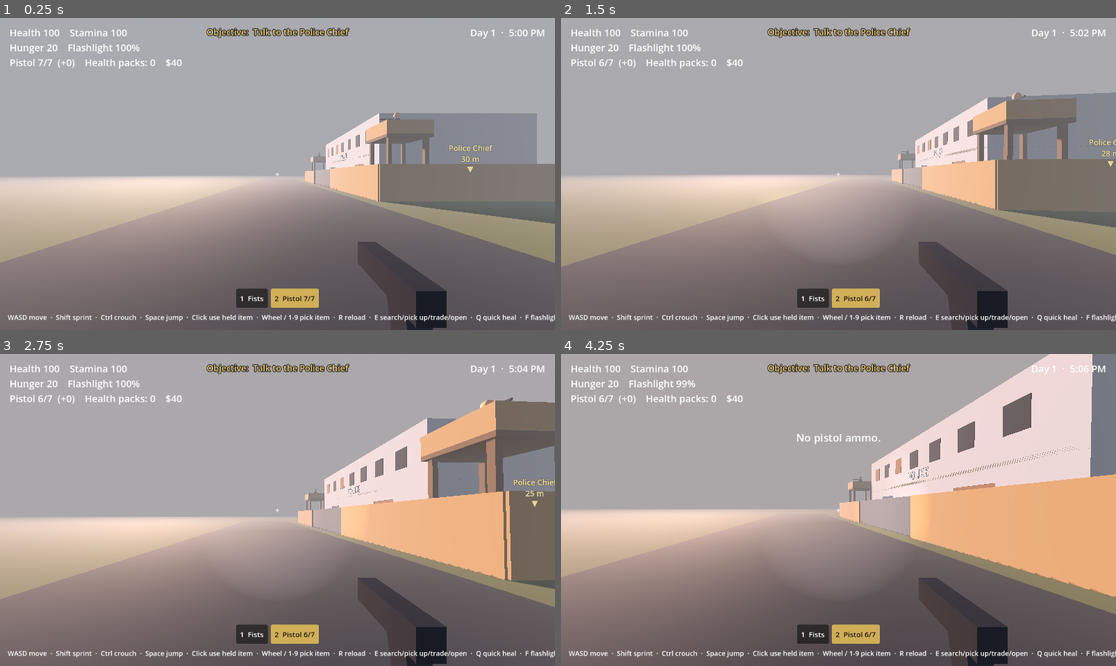
Above: before the commit, frames 1-4 (two rows, left to right).
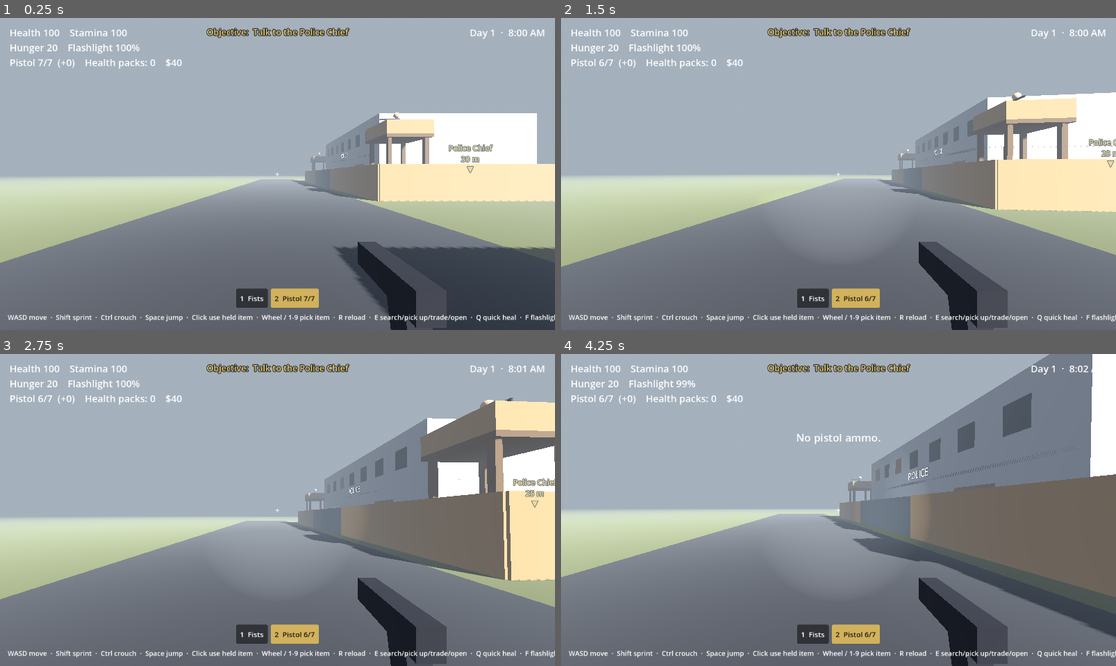
Above: after the commit, the same moments.

Repository: PatriotAri/ZombieGame
Game: Godot game, scene res://world/main.tscn
Same seed, same stepped clock (60 frames per second), same inputs: the game is played once before the commit and once after it.
Inputs (mouse positions are in pixels of both pictures, inside the frame that each line leads up to):
- Up to frame 1 (0.25 s): no input
- Up to frame 2 (1.5 s): tap Enter (ui_accept) at 0.5 s; move the mouse to (866, 174) at 0.52 s; hold Ctrl (crouch) 0.53-1.28 s; hold W (move_forward) from 0.53 s (still down); click (866, 174) at 0.67 s; tap Space (jump) at 0.77 s; move the mouse to (810, 174) at 1.27 s; tap F (flashlight) at 1.35 s
- Up to frame 3 (2.75 s): keep holding W (move_forward); tap Space (jump) at 1.52 s; move the mouse to (288, 503) at 2.02 s; hold E (interact) from 2.03 s (still down)
- Up to frame 4 (4.25 s): keep holding W (move_forward); move the mouse to (832, 516) at 2.77 s; release E (interact) at 2.78 s; tap Mouse wheel down (item_next) at 2.85 s; click (832, 516) at 2.92 s; tap Space (jump) at 3.02, 3.77 s; move the mouse to (877, 513) at 3.52 s; hold Mouse wheel up (item_prev) from 3.53 s (still down); tap R (reload) at 4.15 s

The runs differ from the first frame. In frame 1, 33% of the frame differs, in the area x 0-100%, y 3-100%; in frame 2, 35%; in frame 3, 42%; in frame 4, 53%, in the area x 0-100%, y 0-100%.

Commit message:
Slow the day/night clock and restock the trader daily
A full day now lasts 48 real minutes (was 16) and the game starts at
8 AM instead of 5 PM, so there's a full day of light before the first
night. Hunger is tied to game hours, so it slows in real time with the
clock and stays at about three cans per in-game day.

Each morning at 6 AM the trader tops every starting item back up to
its starting amount; extra stock the player sold is kept. The last
restock day is saved, so reloading can't restock twice in one day.

Co-Authored-By: Claude Opus 5.5 <noreply@anthropic.com>
Claude-Session: https://claude.ai/code/session_01NJxZXcy4CVXHhqiHQ3b6eV

Diff:
--- a/midwest-undead/characters/npcs/shopkeeper.gd
+++ b/midwest-undead/characters/npcs/shopkeeper.gd
@@ -2,6 +2,8 @@
 ## A trader. Look at them and press E (X on a controller) to buy and sell.
 ## Anything you sell is added to their stock, so you can buy it back (at the
 ## higher price). Each trader scene can have its own stock and prices.
+## Every morning they restock: each item in starting_stock is topped back up to
+## its starting amount (things you sold them on top of that are kept).
 ## TUNING: open shopkeeper.tscn, select the Shopkeeper node, and use the Inspector.
 
 const Inventory := preload("res://items/inventory.gd")
@@ -15,12 +17,18 @@
 @export var buy_prices: Dictionary[String, int] = {
 	"pistol": 250, "crowbar": 60, "pistol_ammo": 4, "health_pack": 45, "canned_food": 15, "batteries": 12,
 }
+## Hour of the morning (0-23) when the day's restock arrives.
+@export_range(0, 23) var restock_hour := 6
 ## Dollars you get per item. Leave an item out and the trader won't buy it.
 @export var sell_prices: Dictionary[String, int] = {
 	"pistol": 90, "crowbar": 20, "pistol_ammo": 2, "health_pack": 18, "canned_food": 8, "batteries": 6,
 }
 
 var stock := Inventory.new()
+## Set by main.gd. Without it (e.g. a trader dropped into a test scene) they never restock.
+var day_night: Node
+## The last day they restocked; their starting stock counts as day 1's.
+var restocked_day := 1
 
 
 func _npc_ready() -> void:
@@ -31,6 +39,21 @@
 	_drop_unknown(starting_stock, "stock")
 	for id: String in starting_stock:
 		stock.add(id, starting_stock[id])
+
+
+## Checked every physics frame; cheap. Comparing days (rather than reacting
+## to the clock passing an hour) means a loaded save can't restock twice.
+func _npc_physics(_delta: float) -> void:
+	if day_night and day_night.day > restocked_day and day_night.hour >= restock_hour:
+		restock()
+
+
+func restock() -> void:
+	restocked_day = day_night.day
+	for id: String in starting_stock:
+		var missing: int = starting_stock[id] - stock.count(id)
+		if missing > 0:
+			stock.add(id, missing)
 
 
 func buy_price(id: String) -> int:
--- a/midwest-undead/characters/player/player.gd
+++ b/midwest-undead/characters/player/player.gd
@@ -71,7 +71,8 @@
 
 @export_group("Hunger")
 ## Hunger rises with in-game time: 4 per hour means fed to starving in about a
-## day (25 game hours, ~17 real minutes at the default clock speed).
+## day (25 game hours, ~50 real minutes at the default clock speed). Roughly
+## three cans of food a day keep it down.
 @export var hunger_per_game_hour := 4.0
 @export_range(0.0, 100.0) var starting_hunger := 20.0
 ## From here on you're hungry: stamina comes back at half speed.
@@ -769,7 +770,7 @@
 func _update_hunger(delta: float) -> void:
 	if day_night == null:
 		day_night = get_tree().get_first_node_in_group("day_night")
-	var seconds_per_hour: float = day_night.seconds_per_game_hour if day_night else 40.0
+	var seconds_per_hour: float = day_night.seconds_per_game_hour if day_night else 120.0
 	hunger = minf(hunger + hunger_per_game_hour * delta / seconds_per_hour, 100.0)
 
 	var stage := _stage_for(hunger)
--- a/midwest-undead/world/day_night.gd
+++ b/midwest-undead/world/day_night.gd
@@ -4,8 +4,8 @@
 ## light_level() (0 = darkest night, 1 = full daylight).
 
 # Tunable values, set by main.gd from its inspector before setup().
-var start_hour := 17.0 # late afternoon; dusk arrives a few minutes in
-var seconds_per_game_hour := 40.0 # a full day is 16 real minutes
+var start_hour := 8.0 # morning: most of a day before dusk
+var seconds_per_game_hour := 120.0 # a full day is 48 real minutes
 var night_ambient := Color(0.05, 0.06, 0.1) # dark, but you can make out shapes
 
 const DAY_TOP := Color(0.3, 0.45, 0.72)
--- a/midwest-undead/world/main.gd
+++ b/midwest-undead/world/main.gd
@@ -56,9 +56,11 @@
 @export_range(0.0, 1.0) var door_open_chance := 0.35
 
 @export_group("Time of Day")
-@export_range(0.0, 23.99) var start_hour := 17.0
-## Real seconds per in-game hour. 40 = a 16-minute day.
-@export_range(1.0, 600.0) var seconds_per_game_hour := 40.0
+## 8:00 AM: a full day of light to get your bearings before the first night.
+@export_range(0.0, 23.99) var start_hour := 8.0
+## Real seconds per in-game hour. 120 = a 48-minute day: 24 minutes of
+## daylight (6 AM to 6 PM), then 24 of night.
+@export_range(1.0, 600.0) var seconds_per_game_hour := 120.0
 ## How bright the darkest night is. Raise it if nights are too dark on your screen.
 @export var night_ambient := Color(0.05, 0.06, 0.1)
 
@@ -170,6 +172,7 @@
 	_setup_navigation()
 	_build_town()
 	_build_police_station()
+	trader.day_night = day_night # restocks each morning
 	_assign_loot()
 	_build_safe_house() # after _assign_loot: its crates get fixed supplies, not random loot
 	_build_bandit_camp()
@@ -748,6 +751,7 @@
 		"bandits": bandit_data,
 		"doors": door_data,
 		"shop_stock": trader.stock.to_dict(),
+		"shop_restocked_day": trader.restocked_day,
 	})
 
 
@@ -813,6 +817,7 @@
 			bandit.health = float(entry.get("health", bandit.max_health))
 
 	trader.stock.from_dict(data.get("shop_stock", trader.stock.to_dict()))
+	trader.restocked_day = int(data.get("shop_restocked_day", day_night.day))
 	player.load_state(data.get("player", {}))
 
 
